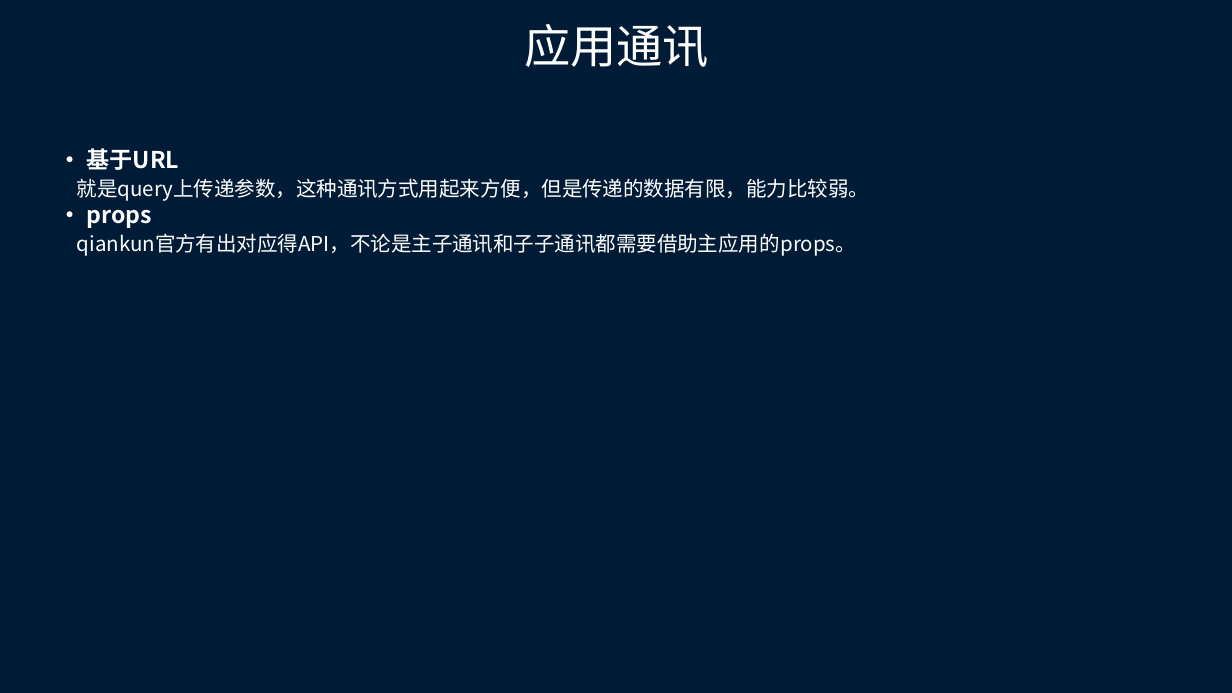
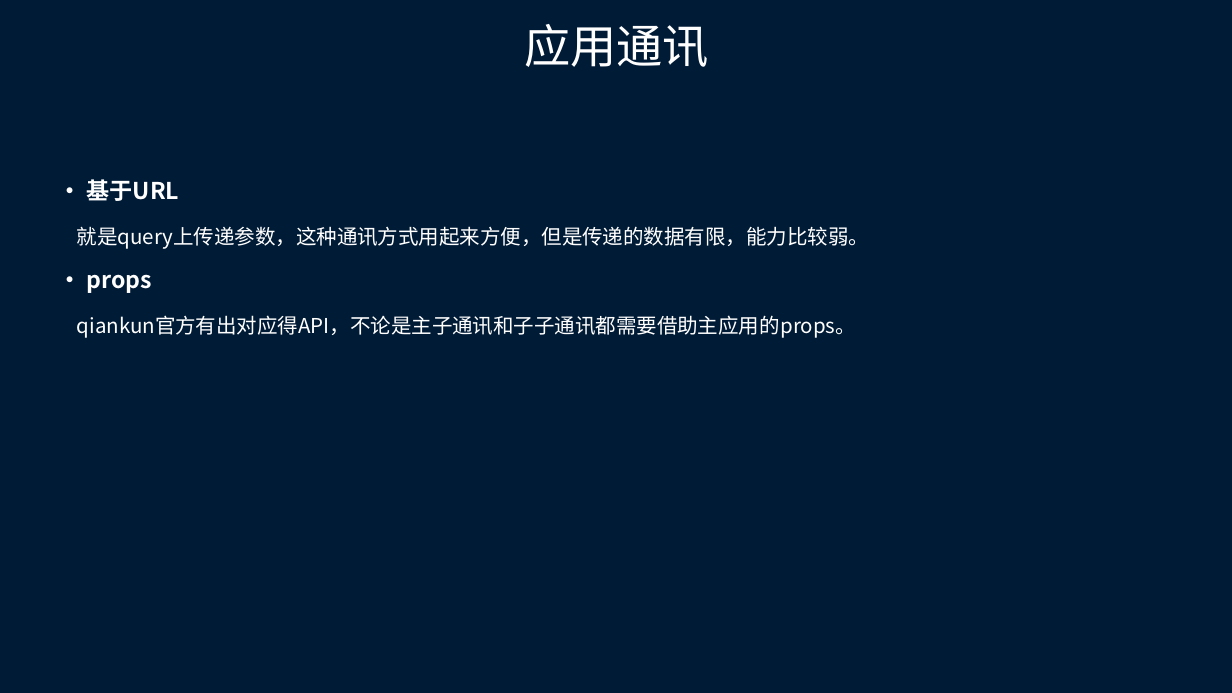
Before and after one commit to cookiepool/summary, a slide deck: slide 22 of 微前端.pptx. Drawn at 1232x693 pixels with LibreOffice and Linux fonts; fonts in the diff are those of the drawing. Boxes give left, top, right and bottom in pixels: in the first picture for what was removed or moved away, otherwise in the second. Text is boxed around its words. In the diff, an @@ line names an element or a change of style, - is before the commit and + after.

Commit message:
update

```diff
--- a/微前端.pptx
+++ b/微前端.pptx
@@ text "· 基于URL": place and size @@
-text "· 基于URL" at (77, 148, 869, 256)
+text "· 基于URL" at (77, 179, 869, 338)
@@ text "· 基于URL" at (77, 179, 869, 338): line spacing 21.6pt to 34.6pt; more space between paragraphs @@
```
Also in this commit, not shown: 3 slides added, 1 slide removed.
